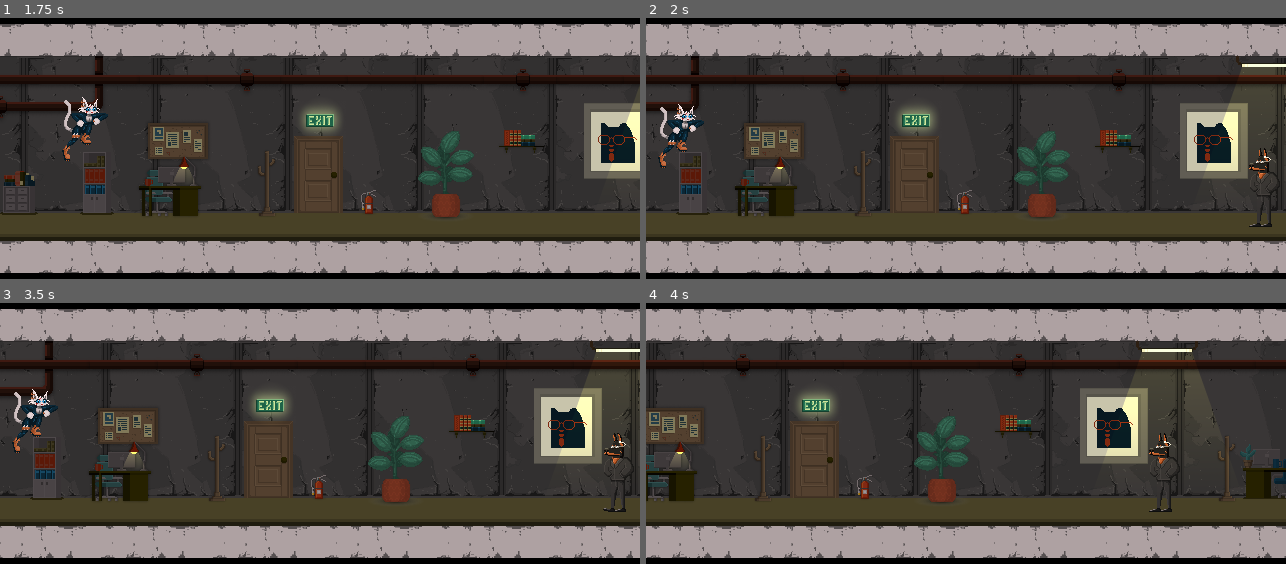
Above: before the commit, frames 1-4 (two rows, left to right).
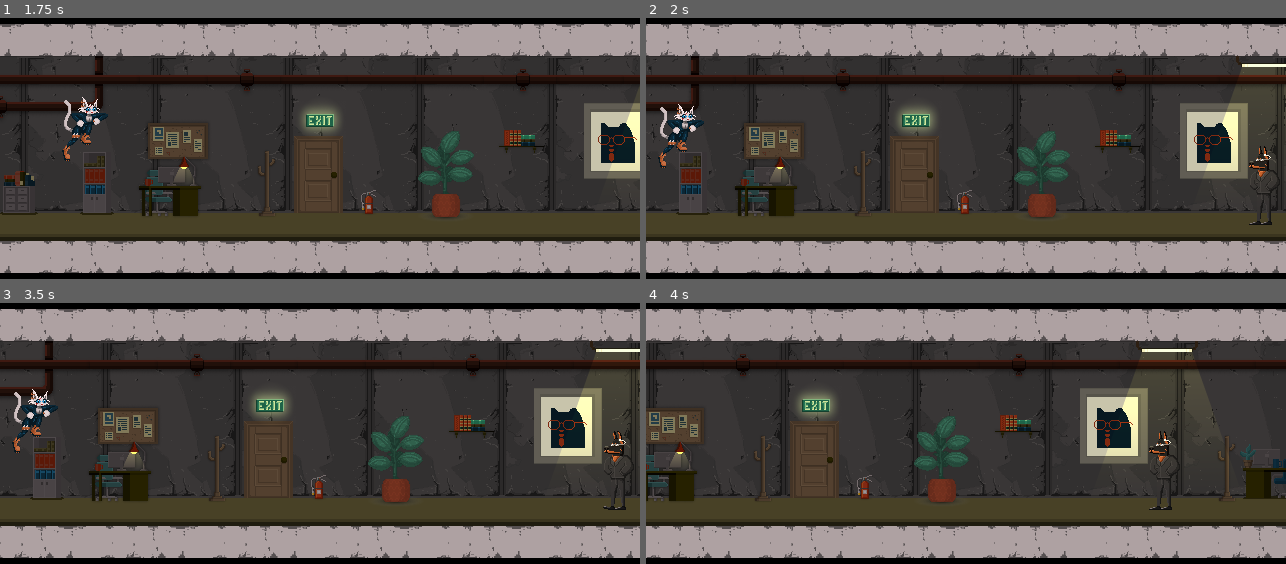
Above: after the commit, the same moments.

Repository: bogdanbartis/feral-level-editor
Game: Godot game, scene res://levels/prologue_office.tscn
Same seed, same stepped clock (60 frames per second), same inputs: the game is played once before the commit and once after it. This scene is started directly instead of the project's main scene.
Inputs (mouse positions are in pixels of both pictures, inside the frame that each line leads up to):
- Up to frame 1 (1.75 s): tap Enter (ui_accept) at 0.5, 0.77, 1.52 s; move the mouse to (460, 138) at 0.52 s; hold D (move_right) from 0.53 s (still down); click (460, 138) at 0.67 s; move the mouse to (192, 171) at 1.27 s
- Up to frame 2 (2 s): keep holding D (move_right)
- Up to frame 3 (3.5 s): move the mouse to (384, 360) at 2.02 s; release D (move_right) at 2.03 s; hold A (move_left) 2.03-2.78 s; move the mouse to (288, 511) at 2.77 s; hold D (move_right) from 2.78 s (still down); click (288, 511) at 2.92 s; tap Enter (ui_accept) at 3.02 s
- Up to frame 4 (4 s): keep holding D (move_right); move the mouse to (1158, 493) at 3.52 s; tap Enter (ui_accept) at 3.77 s

Frame 1 is identical in both runs. In frame 2, 0.3% of the frame differs, in the area x 94-99%, y 49-81%; in frame 3, 0.3%; in frame 4, 0.3%.

Commit message:
Fix doberman collision box

Diff:
--- a/characters/enemies/doberman/doberman.tscn
+++ b/characters/enemies/doberman/doberman.tscn
@@ -25,17 +25,16 @@
 }]
 
 [sub_resource type="CapsuleShape2D" id="CapsuleShape2D_i23u0"]
-height = 76.0
+height = 72.0
 
 [node name="Doberman" type="CharacterBody2D"]
 collision_layer = 2
 
 [node name="AnimatedSprite2D" type="AnimatedSprite2D" parent="."]
-position = Vector2(0, 6)
+position = Vector2(0, 4)
 sprite_frames = SubResource("SpriteFrames_siyw2")
 autoplay = "default"
-frame_progress = 0.808922
+frame_progress = 0.108432
 
 [node name="CollisionShape2D" type="CollisionShape2D" parent="."]
-visible = false
 shape = SubResource("CapsuleShape2D_i23u0")
